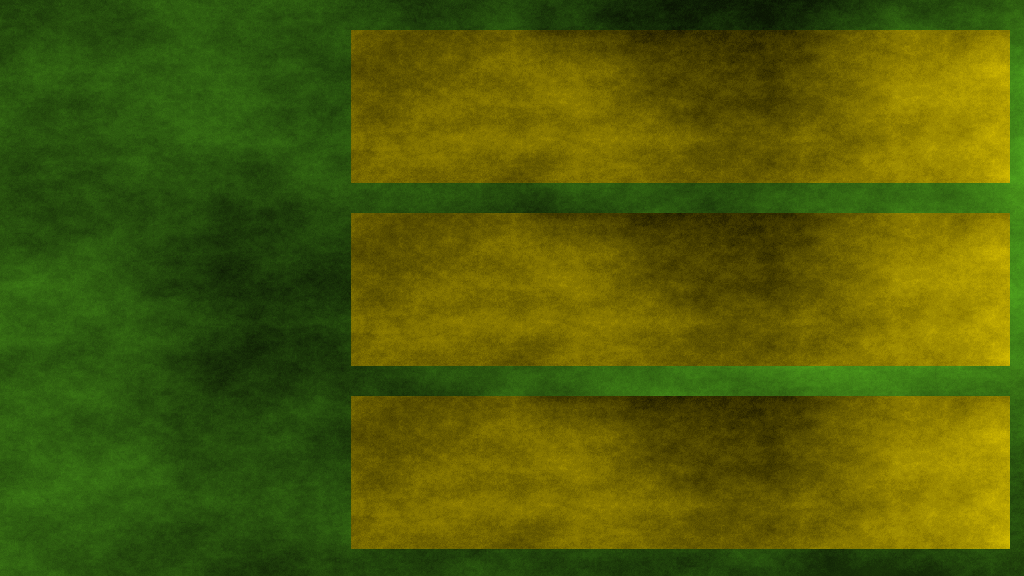
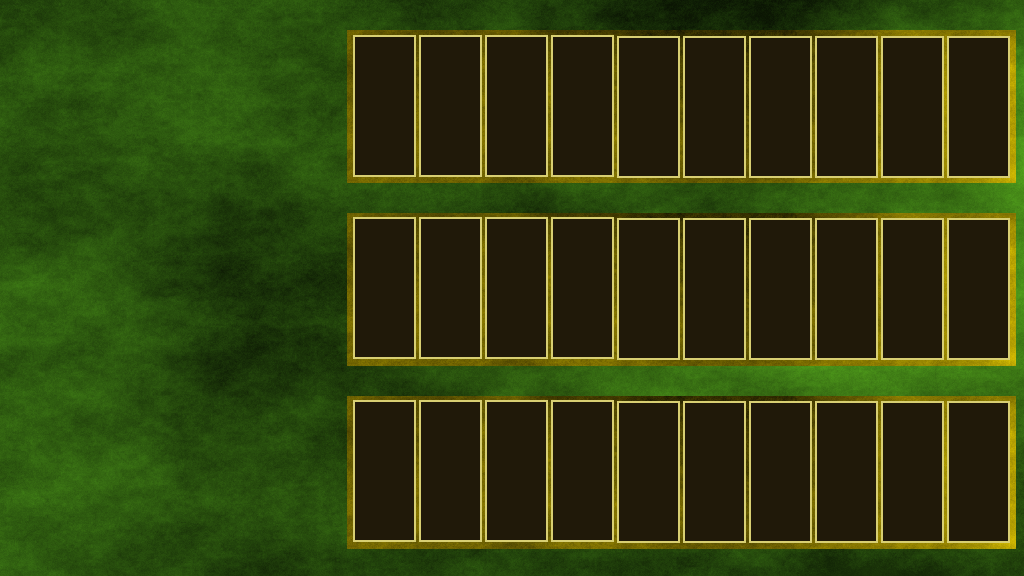
Layer changes from the first (1024, 576) image to the second:
added layer "Calque Copié #6" above "Calque Copié #3" over [353, 35, 1010, 543]
painted on "Calque Copié #3" over [347, 30, 1016, 549]
